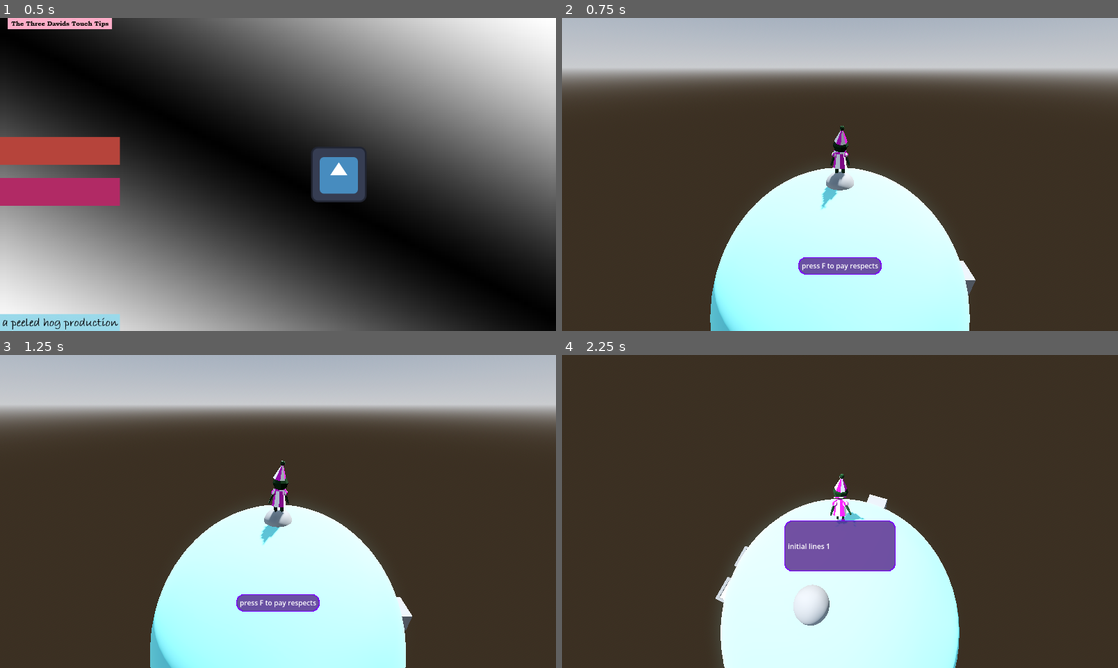
Above: before the commit, frames 1-4 (two rows, left to right).
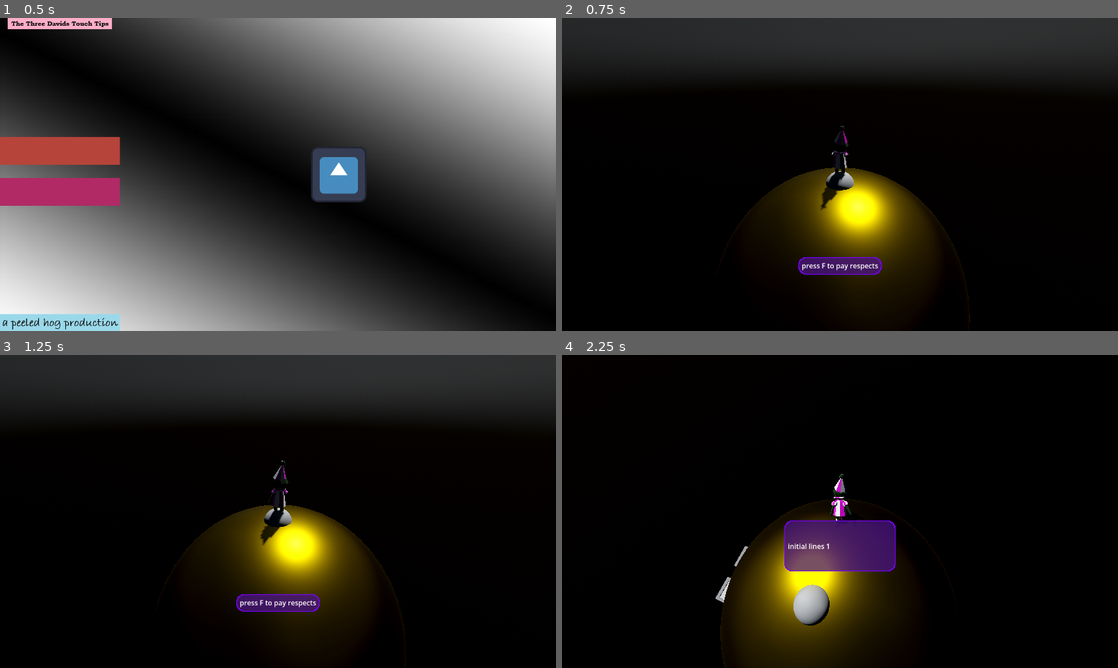
Above: after the commit, the same moments.

Repository: boner-cmd/effective-octo-pancake
Game: Godot game, scene res://Scenes/TitleScreen.tscn
Two runs of this game, one before a commit and one after it. Both use one fixed random seed, a clock stepped at 60 frames per second and the inputs below. The engine's default icon, where the game draws it, is replaced by a stand-in: a white triangle on a blue panel in a dark square. Sound files missing from this copy of the repository are replaced by a short silence.
Inputs (mouse positions are in pixels of both pictures, inside the frame that each line leads up to):
- Up to frame 1 (0.5 s): no input
- Up to frame 2 (0.75 s): click (623, 149) at 0.5 s
- Up to frame 3 (1.25 s): no input
- Up to frame 4 (2.25 s): tap F (interact) at 1.25 s; move the mouse to (867, 511) at 1.27 s; hold F (interact) 1.28-2.03 s; hold W (up) from 1.28 s (still down); tap Enter (ui_accept) at 1.52 s; move the mouse to (812, 511) at 2.02 s; tap Space (advance_dialogue) at 2.1 s

Frame 1 is identical in both runs. In frame 2, 100% of the frame differs, in the area x 0-100%, y 0-100%; in frame 3, 100%; in frame 4, 100%.

Commit message:
cleaning and commenting

Diff:
--- /dev/null
+++ b/Scenes/AudioManager.gd
@@ -0,0 +1,6 @@
+extends Node
+
+
+# Called when the node enters the scene tree for the first time.
+func _ready() -> void:
+	pass # Replace with function body.
--- a/Scenes/DialogueManager/InteractionAreaTemplate_Door.tscn
+++ /dev/null
@@ -1,73 +0,0 @@
-[gd_scene format=3 uid="uid://bpl8ixdy44th1"]
-
-[ext_resource type="Script" uid="uid://debiiyqb4ib6a" path="res://Scenes/DialogueManager/interaction_area_template_door.gd" id="1_wil1b"]
-[ext_resource type="Texture2D" uid="uid://dvcd40p0klyl1" path="res://Placeholder Assets (UI)/text_rect_placeholder.png" id="2_0y3uc"]
-[ext_resource type="Script" uid="uid://nhug5lxcqucn" path="res://Scenes/DialogueManager/NPC_TemplateScript.gd" id="3_d7bcd"]
-
-[sub_resource type="CylinderShape3D" id="CylinderShape3D_ihs6g"]
-radius = 2.0
-
-[sub_resource type="CapsuleMesh" id="CapsuleMesh_y5h15"]
-height = 1.0
-
-[node name="InteractionAreaDoor" type="Node3D" unique_id=1441746603]
-
-[node name="Area3D" type="Area3D" parent="." unique_id=1533181775 node_paths=PackedStringArray("Canvas", "interact_ui")]
-transform = Transform3D(1, 0, 0, 0, 1, 0, 0, 0, 1, 0, 6, 0)
-collision_layer = 16
-collision_mask = 0
-script = ExtResource("1_wil1b")
-Canvas = NodePath("CanvasLayerDoor")
-interact_ui = NodePath("CanvasLayerDoor/interactDoor")
-
-[node name="CollisionShape3D" type="CollisionShape3D" parent="Area3D" unique_id=1777274432]
-shape = SubResource("CylinderShape3D_ihs6g")
-
-[node name="CanvasLayerDoor" type="CanvasLayer" parent="Area3D" unique_id=2010746368]
-unique_name_in_owner = true
-follow_viewport_enabled = true
-
-[node name="interactDoor" type="MarginContainer" parent="Area3D/CanvasLayerDoor" unique_id=125531223]
-unique_name_in_owner = true
-visible = false
-anchors_preset = 7
-anchor_left = 0.5
-anchor_top = 1.0
-anchor_right = 0.5
-anchor_bottom = 1.0
-offset_left = -96.0
-offset_top = -170.0
-offset_right = 96.0
-offset_bottom = -130.0
-grow_horizontal = 2
-grow_vertical = 0
-
-[node name="NinePatchRect" type="NinePatchRect" parent="Area3D/CanvasLayerDoor/interactDoor" unique_id=744803760]
-texture_filter = 1
-layout_mode = 2
-texture = ExtResource("2_0y3uc")
-patch_margin_left = 16
-patch_margin_top = 16
-patch_margin_right = 16
-patch_margin_bottom = 16
-
-[node name="MarginContainer" type="MarginContainer" parent="Area3D/CanvasLayerDoor/interactDoor" unique_id=563200887]
-layout_mode = 2
-theme_override_constants/margin_left = 8
-theme_override_constants/margin_top = 8
-theme_override_constants/margin_right = 8
-theme_override_constants/margin_bottom = 8
-
-[node name="Label" type="Label" parent="Area3D/CanvasLayerDoor/interactDoor/MarginContainer" unique_id=469406741]
-layout_mode = 2
-theme_override_colors/font_color = Color(1, 1, 1, 1)
-text = "press F to pay respects"
-vertical_alignment = 1
-
-[node name="PlaceholderMesh" type="MeshInstance3D" parent="Area3D" unique_id=1970345478]
-transform = Transform3D(1, 0, 0, 0, 1, 0, 0, 0, 1, 0, -1.1275613, 0)
-mesh = SubResource("CapsuleMesh_y5h15")
-script = ExtResource("3_d7bcd")
-
-[connection signal="child_entered_tree" from="Area3D" to="Area3D" method="_on_child_entered_tree"]
-[connection signal="child_exiting_tree" from="Area3D/CanvasLayerDoor" to="Area3D" method="_on_canvas_layer_child_exiting_tree"]
--- a/Scenes/DialogueManager/interaction_area_template.gd
+++ b/Scenes/DialogueManager/interaction_area_template.gd
@@ -4,24 +4,26 @@
 @onready var CanvasLayer_in: CanvasLayer = %CanvasLayer
 @onready var speech_sound = preload("res://sound fx exports/typewriter2026-05-20_13_26_04.wav")
 
-
+#change to group check also
 var current_NPC : MeshInstance3D
 
+#irrelevant based on quest system but needs implementation
 var NPC_Normal_Template_Check : bool
 
-#COMPLETE is to escape the current loop
+#COMPLETE is to escape the current loop, might be redundant
+#these lines to pass through should rely on global dialogue script
 var lines: Array[String] = []
 var lines_2: Array[String] = []
 var lines_3: Array[String] = []
 
-#these are populated when
+#these are obsolete based on global dialogue script
 var initial_lines: Array[String] = []
 var give_lines: Array[String] = []
 var receive_lines: Array[String] = []
 var post_lines: Array[String] = []
 var easter_lines: Array[String] = []
 
-#placeholder status
+#placeholder status for conversation state checking MIGHT be obsolete based on quest status
 var temp_status : DialogueManager.CONV_STATE
 var current_status: DialogueManager.CONV_STATE = DialogueManager.CONV_STATE.PLAYER_LISTEN:
 	set(set_current_status):
@@ -56,6 +58,7 @@
 	print(lines)
 
 
+#this should only run if child is an NPC
 func interact() -> void:
 	conversation_dialogue()
 	current_NPC.current_state = current_status
@@ -66,6 +69,7 @@
 		lines_2 = []
 		lines_3 = []
 
+#this needs to change to check group and pull lines from global dialogue
 func _ready() -> void:
 	current_NPC = get_child(2)
 	NPC_Normal_Template_Check = current_NPC.NPC_Normal_Template_Check
@@ -77,6 +81,8 @@
 	post_lines = current_NPC.post_lines
 	easter_lines = current_NPC.easter_lines
 
+
+#this was important for a reason I don't remember probably debugging
 func _on_canvas_layer_child_exiting_tree(_node: Node) -> void:
 	if !DialogueManager.is_dialogue_active:
 		current_status = temp_status
--- a/Scenes/DialogueManager/interaction_area_template_door.gd
+++ /dev/null
@@ -1,83 +0,0 @@
-extends Node3D
-
-@export var Canvas : CanvasLayer
-@export var interact_ui : MarginContainer
-@onready var CanvasLayer_in: CanvasLayer = %CanvasLayerDoor
-@onready var speech_sound = preload("res://sound fx exports/typewriter2026-05-20_13_26_04.wav")
-
-var current_NPC : MeshInstance3D
-
-var NPC_Normal_Template_Check : bool = true
-
-#COMPLETE is to escape the current loop
-var lines: Array[String] = []
-var lines_2: Array[String] = []
-var lines_3: Array[String] = []
-
-#these are populated when
-var initial_lines: Array[String] = []
-var give_lines: Array[String] = []
-var receive_lines: Array[String] = []
-var post_lines: Array[String] = []
-var easter_lines: Array[String] = []
-
-#placeholder status
-var temp_status : DialogueManager.CONV_STATE
-var current_status: DialogueManager.CONV_STATE = DialogueManager.CONV_STATE.PLAYER_LISTEN:
-	set(set_current_status):
-		current_status = set_current_status
-		print("status changed")
-
-func conversation_dialogue():
-	match current_status:
-		DialogueManager.CONV_STATE.PLAYER_LISTEN:
-			lines = initial_lines
-			temp_status = DialogueManager.CONV_STATE.PLAYER_GIVE
-
-		DialogueManager.CONV_STATE.PLAYER_GIVE:
-			lines = give_lines
-			if NPC_Normal_Template_Check:
-				lines_2 = receive_lines
-
-		DialogueManager.CONV_STATE.PLAYER_RECEIVE:
-			lines = receive_lines
-			temp_status = DialogueManager.CONV_STATE.COMPLETE
-
-		DialogueManager.CONV_STATE.POST:
-			lines = post_lines
-
-		DialogueManager.CONV_STATE.EASTER:
-			lines = easter_lines
-
-		DialogueManager.CONV_STATE.COMPLETE:
-			print("complete")
-
-	print("something")
-	print(lines)
-
-
-func interact() -> void:
-	conversation_dialogue()
-	current_NPC.current_state = current_status
-
-	if current_status != DialogueManager.CONV_STATE.COMPLETE:
-		DialogueManager.start_dialogue(CanvasLayer_in, lines, lines_2, lines_3, speech_sound)
-		lines = []
-		lines_2 = []
-		lines_3 = []
-
-func _ready() -> void:
-	Canvas = CanvasLayer_in
-	current_NPC = get_child(2)
-	NPC_Normal_Template_Check = current_NPC.NPC_Normal_Template_Check
-
-	print(current_NPC)
-	initial_lines = current_NPC.initial_lines
-	give_lines = current_NPC.give_lines
-	receive_lines = current_NPC.receive_lines
-	post_lines = current_NPC.post_lines
-	easter_lines = current_NPC.easter_lines
-
-func _on_canvas_layer_child_exiting_tree(_node: Node) -> void:
-	if !DialogueManager.is_dialogue_active:
-		current_status = temp_status
--- a/Scenes/MainScene.tscn
+++ b/Scenes/MainScene.tscn
@@ -5,7 +5,6 @@
 [ext_resource type="PackedScene" uid="uid://du48lbtyb65at" path="res://Scenes/Inventory.tscn" id="2_tr2i4"]
 [ext_resource type="PackedScene" uid="uid://dp211qoeihfpj" path="res://Scenes/Planets/planet_template.tscn" id="3_nhkr4"]
 [ext_resource type="PackedScene" uid="uid://dd1q0dg8wn1nx" path="res://Scenes/DialogueManager/InteractionAreaTemplate.tscn" id="4_7rqgy"]
-[ext_resource type="PackedScene" uid="uid://bpl8ixdy44th1" path="res://Scenes/DialogueManager/InteractionAreaTemplate_Door.tscn" id="6_y4jh7"]
 [ext_resource type="PackedScene" uid="uid://cea4qqppfgm2" path="res://Character Scenes/Door_Boiler.tscn" id="7_q68mp"]
 
 [sub_resource type="SphereShape3D" id="SphereShape3D_ylgs7"]
@@ -19,19 +18,6 @@
 collision_mask = 6
 planet = NodePath("../DefaultLoadingPlanet")
 
-[node name="Skeleton3D" parent="PlayerCharacter/ClownRigFBX/Rig" parent_id_path=PackedInt32Array(700328766, 77601808, 1346645065) index="0" unique_id=1334537233]
-bones/2/position = Vector3(-0.0011467235, 0.002524902, 0.0003706064)
-bones/2/rotation = Quaternion(0.02216755, 0.0041761817, -0.04048715, 0.9989255)
-bones/3/rotation = Quaternion(-0.0030049384, -0.0016402706, -0.07543147, 0.9971451)
-bones/4/rotation = Quaternion(-0.925464, 0.0686871, -0.3272313, 0.17809637)
-bones/6/rotation = Quaternion(-0.17203894, 0.14195676, 0.9686031, -0.109813966)
-bones/8/rotation = Quaternion(0.9835253, 0.17652532, -0.03655091, 0.013451418)
-bones/9/rotation = Quaternion(0.070988365, 0.012401652, 0.023071257, 0.9971332)
-bones/10/rotation = Quaternion(0.9819164, 0.16532433, 0.088516936, 0.025937038)
-bones/11/rotation = Quaternion(-0.031185754, -0.02932609, -0.0005048418, 0.99908316)
-bones/12/rotation = Quaternion(-0.013178121, -0.006456093, 0.067394994, 0.99761856)
-bones/13/rotation = Quaternion(0.08117428, 0.035492223, -0.04850132, 0.9948863)
-
 [node name="MapUI" parent="." unique_id=1506166126 instance=ExtResource("2_tr2i4")]
 visible = false
 
@@ -44,9 +30,6 @@
 [node name="PlanetTemplate" parent="DefaultLoadingPlanet" unique_id=731662202 instance=ExtResource("3_nhkr4")]
 
 [node name="InteractionAreaTemplate" parent="DefaultLoadingPlanet" unique_id=1441746603 instance=ExtResource("4_7rqgy")]
-
-[node name="InteractionAreaDoor" parent="." unique_id=1135995096 instance=ExtResource("6_y4jh7")]
-transform = Transform3D(0.04843135, -0.9988265, 0, 0.9988265, 0.04843135, 0, 0, 0, 1, 0, 0, 0)
 
 [node name="Door" parent="." unique_id=683049571 instance=ExtResource("7_q68mp")]
 transform = Transform3D(1, 0, 0, 0, -4.371139e-08, 1, 0, -1, -4.371139e-08, 0, 0, -5)
--- a/Scenes/Planets/planet_template.tscn
+++ b/Scenes/Planets/planet_template.tscn
@@ -1,21 +1,17 @@
 [gd_scene format=3 uid="uid://dp211qoeihfpj"]
 
-[sub_resource type="ProceduralSkyMaterial" id="ProceduralSkyMaterial_srowx"]
-sky_horizon_color = Color(0.66224277, 0.6717428, 0.6867428, 1)
-ground_horizon_color = Color(0.66224277, 0.6717428, 0.6867428, 1)
+[ext_resource type="Material" uid="uid://du402rmq4g601" path="res://planets/materials/king_planet_mat.tres" id="1_yxctx"]
 
-[sub_resource type="Sky" id="Sky_yxctx"]
-sky_material = SubResource("ProceduralSkyMaterial_srowx")
+[sub_resource type="PhysicalSkyMaterial" id="PhysicalSkyMaterial_aq7eh"]
+
+[sub_resource type="Sky" id="Sky_v648s"]
+sky_material = SubResource("PhysicalSkyMaterial_aq7eh")
 
 [sub_resource type="Environment" id="Environment_aq7eh"]
 background_mode = 2
-sky = SubResource("Sky_yxctx")
+sky = SubResource("Sky_v648s")
 tonemap_mode = 2
 glow_enabled = true
-
-[sub_resource type="BoxShape3D" id="BoxShape3D_ylgs7"]
-
-[sub_resource type="BoxMesh" id="BoxMesh_00acv"]
 
 [sub_resource type="StandardMaterial3D" id="StandardMaterial3D_nhkr4"]
 albedo_color = Color(0.5220287, 1, 1, 1)
@@ -34,15 +30,6 @@
 transform = Transform3D(-0.8660254, -0.43301278, 0.25, 0, 0.49999997, 0.86602545, -0.50000006, 0.75, -0.43301266, 0, 0, 0)
 shadow_enabled = true
 
-[node name="StaticBody3D" type="StaticBody3D" parent="." unique_id=620468033]
-transform = Transform3D(1, 0, 0, 0, 1, 0, 0, 0, 1, 5.2529497, 0, 0)
-collision_layer = 4
-
-[node name="CollisionShape3D" type="CollisionShape3D" parent="StaticBody3D" unique_id=1978653290]
-shape = SubResource("BoxShape3D_ylgs7")
-
-[node name="MeshInstance3D" type="MeshInstance3D" parent="StaticBody3D" unique_id=114199520]
-mesh = SubResource("BoxMesh_00acv")
-
 [node name="MeshInstance" type="MeshInstance3D" parent="." unique_id=1376272532]
 mesh = SubResource("SphereMesh_7rqgy")
+surface_material_override/0 = ExtResource("1_yxctx")
--- /dev/null
+++ b/planets/materials/king_planet_mat.tres
@@ -0,0 +1,6 @@
+[gd_resource type="StandardMaterial3D" format=3 uid="uid://du402rmq4g601"]
+
+[resource]
+albedo_color = Color(0.68577677, 0.5684909, 0, 1)
+metallic = 1.0
+roughness = 0.27
--- a/project.godot
+++ b/project.godot
@@ -19,6 +19,7 @@
 
 DialogueManager="*uid://cyc3o31l0qboh"
 QuestManager="*uid://bl4ppk63mybec"
+Audio="*uid://rwtu2ij74m0i"
 
 [display]
 
Not shown, added: Scenes/AudioManager.gd.uid
Not shown, removed: Scenes/DialogueManager/interaction_area_template_door.gd.uid
Not shown, changed: music exports/astronaut2026-05-2115_37_01.wav.import
Not shown, added: music exports/body with organs2026-05-2216_17_11.wav.import
Not shown, added: music exports/gatekeeper2026-05-2217_34_46.wav.import
Not shown, added: music exports/horse2026-05-2217_28_31.wav.import
Not shown, added: music exports/sisyphus2026-05-2217_25_08.wav.import
